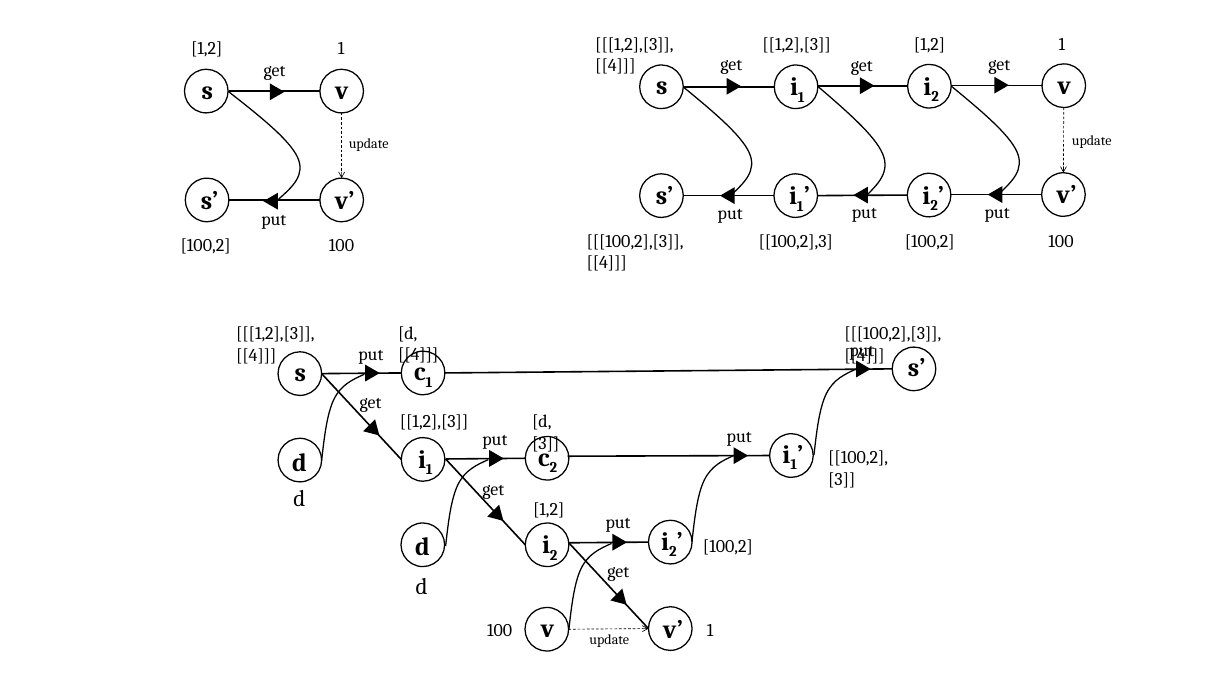
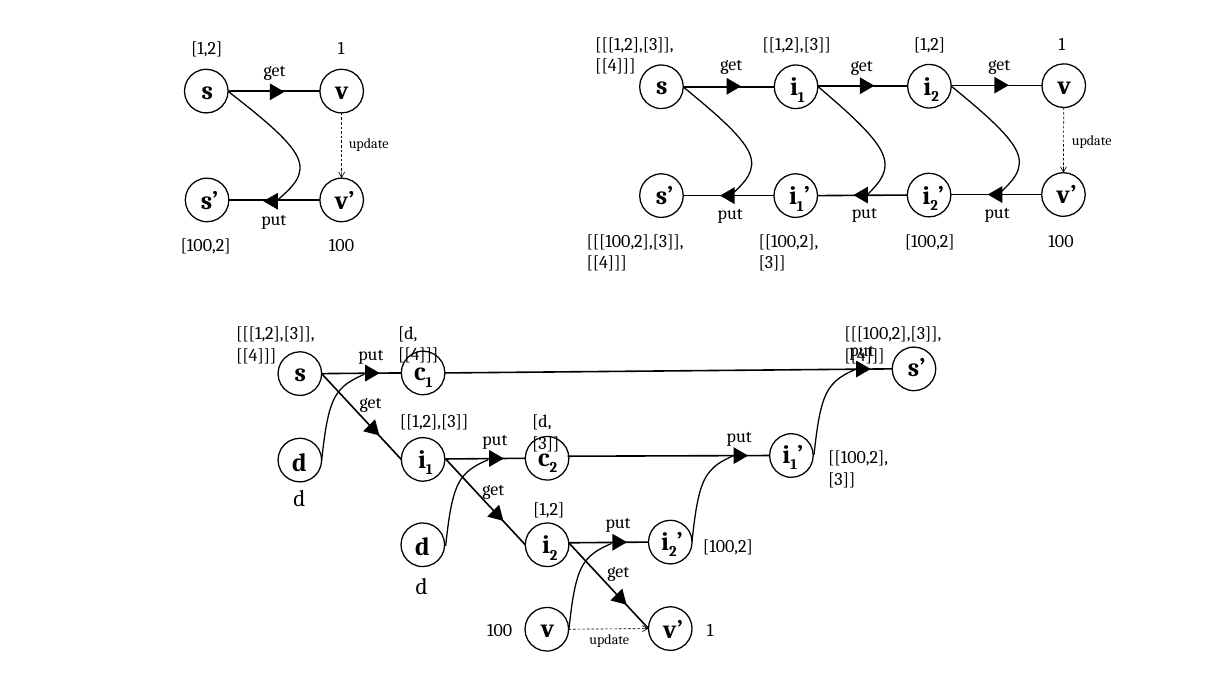
Before and after one commit to k-tsushima/pgs, a slide deck: slide 1 of paper/fig/fig.pptx. Drawn at 1232x693 pixels with LibreOffice and Linux fonts; fonts in the diff are those of the drawing. Boxes give left, top, right and bottom in pixels: in the first picture for what was removed or moved away, otherwise in the second. Text is boxed around its words. In the diff, an @@ line names an element or a change of style, - is before the commit and + after.

```diff
--- a/paper/fig/fig.pptx
+++ b/paper/fig/fig.pptx
@@ text at bbox=[759, 234, 819, 271]: text changed @@
-[[100,2],3]
+[[100,2],[3]]
```
Also in this commit, not shown: 1 other file.
